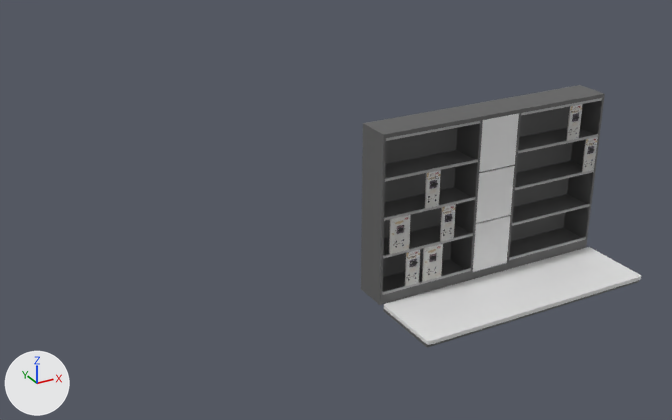
An edit to the Blender file Assets/Models/LabBench/LabBench.blend, drawn before and after from the same camera.
Rendered twice from a 50 mm lens placed at (-4.23, -4.79, 3.45), pointed at (-1.42, 0.32, 0.89). Every picture has the same lights, and +X, +Y and +Z are marked at lower left.

The older version as bpy lines, for what is in view:
```python
me_cube_002 = bpy.data.meshes.new('Cube.002')
me_cube_002.from_pydata(...)  # a box spanning x 0.0..0.17, y 0.0..0.01, z 0.0..0.28
me_cube_002.materials.append(mat_largecomponentswitch)  # picture img_bigswitch_jpg
me_cube_018 = bpy.data.meshes.new('Cube.018')
me_cube_018.from_pydata(...)  # a box spanning x -0.165..0.165, y -0.005..0.005, z -0.203..0.203
me_cube_018.materials.append(None)
me_vert_007 = bpy.data.meshes.new('Vert.007')
me_vert_007.from_pydata(...)  # 197 vertices, 134 faces, 20 loose edges; spans x -1.02..1.0, y -0.07..0.21, z -0.68..0.65
# faces by material slot: [77, 57]
me_vert_007.materials.append(mat_benchgray)  # dark grey #616161
me_vert_007.materials.append(mat_railing)  # grey #a9a9a9
ob_benchwall = bpy.data.objects.new('BenchWall', me_vert_007)
ob_benchwall.location = (-0.019, 0.42, 0.709)
ob_largecomponent_002 = bpy.data.objects.new('LargeComponent.002', me_cube_002)
ob_largecomponent_002.parent = ob_benchwall
ob_largecomponent_002.matrix_parent_inverse = Matrix(((1.0, 0.0, 0.0, 0.0), (0.0, 1.0, 0.0, 0.0), (0.0, 0.0, 1.0, -1.4), (0.0, 0.0, 0.0, 1.0)))
ob_largecomponent_002.location = (-0.944, -0.0687, 1.121)
ob_network_004 = bpy.data.objects.new('Network.004', me_cube_018)
ob_network_004.parent = ob_benchwall
ob_network_004.matrix_parent_inverse = Matrix(((1.0, 0.0, 0.0, 0.0), (0.0, 1.0, 0.0, 0.0), (0.0, 0.0, 1.0, -1.4), (0.0, 0.0, 0.0, 1.0)))
ob_network_004.location = (-0.00934, -0.0637, 0.989)
# also in view: 'Network' at (-0.03, 0.36, 1.13); 'BenchTable' at (0.0, 0.05, 0.0); 'LargeComponent.001' at (-0.58, 0.36, 0.27); 'Network.003' at (-0.03, 0.36, 0.71)
```
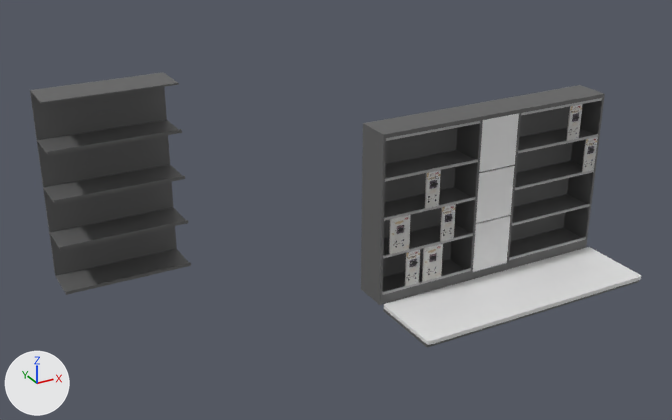
Where the newer file only moved an object's origin or applied its transform, the numbers keep the older frame.

What differs and where, as boxes (x1, y1, x2, y2) in the pictures (672 x 420 px):
'Railing', added: after (30, 72, 191, 295)

What changed in the scene script:
```text
Add mat_benchgray_001:
    mat_benchgray_001 = principled_material('BenchGray.001')
    mat_benchgray_001.base_color = (0.119, 0.119, 0.119)  # dark grey #616161
Add me_railing:
    me_railing.from_pydata(...)  # 86 vertices, 66 faces; spans x 0.0..0.8, y 0.0..0.28, z -0.02..1.19
    me_railing.materials.append(mat_benchgray_001)  # dark grey #616161
Add ob_railing:
    ob_railing = bpy.data.objects.new('Railing', me_railing)
    ob_railing.location = (-3.269, 0.351, 0.73)
```
